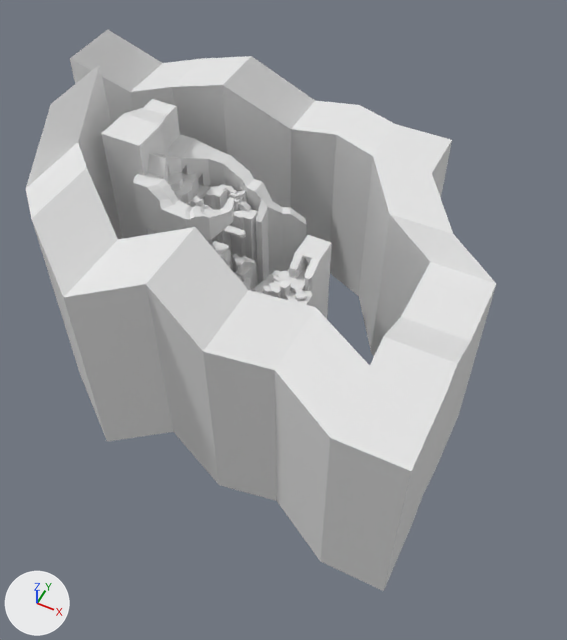
An edit to the FBX model Assets/Blender/Environments/05-daisclimb-environment.fbx, drawn before and after from the same camera.
One viewpoint serves both versions: a camera (50 mm lens) standing at (558.0, -1227.0, 1348.0) and looking at (-49.0, -13.0, -169.0). Arrows for +X, +Y and +Z are at lower left; the lights stay in place. The first picture is the older version. Where no turn or scale is listed for an object, it has been applied to the vertices. Vertices at exactly the same position are counted once.

Script lines for the objects in view, before the commit:
```python
ob_daisclimbenviornmentground = bpy.data.objects.new('DaisClimbEnviornmentGround', me_cube_016)
ob_daisclimbenviornmentground.location = (0.0, 0.0, 0.0)
ob_daisclimbenvironmentbg = bpy.data.objects.new('DaisClimbEnvironmentBG', me_cube_017)
ob_daisclimbenvironmentbg.location = (0.0, 0.0, 0.0)
ob_daisclimbenvironmentgyroa = bpy.data.objects.new('DaisClimbEnvironmentGyroA', me_cube_003)
ob_daisclimbenvironmentgyroa.location = (-207.0, 29.0, 41.0)
ob_daisclimbenvironmentgyrob = bpy.data.objects.new('DaisClimbEnvironmentGyroB', me_cube_004)
ob_daisclimbenvironmentgyrob.location = (-280.0, -11.0, 109.0)
ob_daisclimbenvironmentspikes = bpy.data.objects.new('DaisClimbEnvironmentSpikes', me_cube_019)
ob_daisclimbenvironmentspikes.location = (0.0, 0.0, 0.0)
```
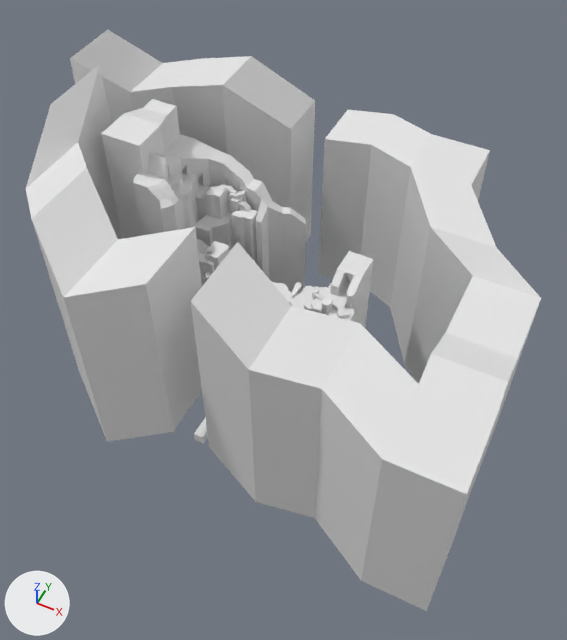
The newer file is also turned or shifted as a whole; pictures and numbers use the older file's frame.

Where the change shows, as pixel boxes [x1, y1, x2, y2] in the pictures (567 x 640 px; the box of a moved part takes in the faces that stretch with it):
'DaisClimbEnvironmentBG', reshaped (10% wider): before [26, 29, 496, 591]; after [26, 29, 541, 611]
'DaisClimbEnvironmentSpikes', reshaped (18% wider): before [101, 99, 332, 319]; after [101, 99, 373, 328]
'DaisClimbEnviornmentGround', reshaped (20% wider, 13% taller): before [157, 171, 309, 301]; after [168, 171, 351, 318]
'DaisClimbEnvironmentGyroA', deleted: before [223, 226, 246, 238]
'DaisClimbEnvironmentGyroB', deleted: before [187, 196, 212, 210]
part 1 of me_cube_019, moved or reshaped: before [280, 235, 332, 319]; after [313, 251, 373, 328]
part 2 of me_cube_019, moved or reshaped: before [133, 183, 261, 288]; after [133, 183, 233, 281]
part 3 of me_cube_016, moved or reshaped: before [269, 263, 309, 301]; after [311, 279, 351, 318]
part 4 of me_cube_016, moved or reshaped: before [273, 270, 288, 277]; after [312, 286, 327, 296]
part 5 of me_cube_016, moved or reshaped: before [263, 286, 271, 296]; after [304, 303, 312, 311]
part 6 of me_cube_016, moved or reshaped: before [273, 276, 283, 283]; after [314, 293, 324, 300]
part 7 of me_cube_016, added: after [291, 282, 302, 298]
part 8 of me_cube_016, moved or reshaped: before [228, 258, 273, 294]; after [271, 281, 314, 309]
part 9 of me_cube_017, added: after [191, 110, 541, 611]
part 10 of me_cube_017, cut back: before [146, 101, 496, 591]; after [146, 101, 315, 432]

What the commit changed:
me_cube_017 is used by ob_daisclimbenvironmentbg; location (0.0, 0.0, 0.0).
me_cube_017 had 84 vertices, 82 faces and spanned x -637.0..439.0, y -498.0..526.0, z -382.0..386.0.
me_cube_017 now has 92 vertices, 86 faces and spans x -637.0..537.0, y -498.0..526.0, z -382.0..386.0.
me_cube_017 part 9: a new loose piece of 52 vertices spanning x -121.0..537.0, y -498.0..526.0, z -382.0..279.0, in mat_material (white #e7e7e7).
Part 10, on me_cube_017:
44 vertices are removed from x -88.0..439.0, y -498.0..526.0, z -382.0..187.0.
48 faces are deleted.
2 new faces join them.
me_cube_019 is used by ob_daisclimbenvironmentspikes; location (0.0, 0.0, 0.0).
me_cube_019 had 434 vertices, 313 faces and spanned x -489.0..41.0, y -109.0..187.0, z -551.0..294.0.
me_cube_019 now has 386 vertices, 296 faces and spans x -489.0..151.0, y -109.0..187.0, z -558.0..294.0.
me_cube_019 part 1: the loose piece of 100 vertices spanning x -80.0..41.0, y -82.0..89.0, z -550.0..51.0 is moved by (110.0, 0.0, -8.0).
me_cube_019 part 2: 12 vertices moved from x -324.0..-153.0, y -76.0..20.0, z -544.0..91.0 to x -324.0..-153.0, y -76.0..20.0, z -557.0..-30.0; 123 vertices removed from x -379.0..-178.0, y -109.0..118.0, z -531.0..170.0; 59 vertices added at x -360.0..-159.0, y -109.0..95.0, z -557.0..32.0.
Other edits to the shape of me_cube_019 do not show in these pictures.
me_cube_016 is used by ob_daisclimbenviornmentground; location (0.0, 0.0, 0.0).
me_cube_016 had 572 vertices, 532 faces and spanned x -436.0..32.0, y -83.0..124.0, z -564.0..160.0.
me_cube_016 now has 628 vertices, 593 faces and spans x -436.0..142.0, y -83.0..124.0, z -564.0..160.0.
me_cube_016 part 3: the loose piece of 92 vertices spanning x -63.0..32.0, y -79.0..62.0, z -502.0..2.0 is moved by (110.0, 0.0, -8.0).
me_cube_016 part 4: the loose piece of 40 vertices spanning x -90.0..-40.0, y -24.0..24.0, z -537.0..-25.0 is moved by (110.0, 0.0, -8.0).
me_cube_016 part 5: the loose piece of 12 vertices spanning x -76.0..-34.0, y -80.0..-51.0, z -506.0..-6.0 is moved by (110.0, 0.0, -8.0).
me_cube_016 part 6: the loose piece of 12 vertices spanning x -62.0..-31.0, y -44.0..-33.0, z -502.0..4.0 is moved by (110.0, 0.0, -8.0).
me_cube_016 part 7: a new loose piece of 30 vertices spanning x -27.0..-11.0, y -25.0..20.0, z -555.0..-48.0, in mat_material (white #e7e7e7).
me_cube_016 part 8: 22 vertices moved from x -180.0..-105.0, y -50.0..-14.0, z -563.0..-48.0 to x -185.0..-96.0, y -54.0..2.0, z -563.0..-48.0; 54 vertices removed from x -202.0..-64.0, y -82.0..31.0, z -559.0..-8.0; 80 vertices added at x -209.0..58.0, y -73.0..31.0, z -560.0..-22.0.
Other edits to the shape of me_cube_016 do not show in these pictures.
Object 'DaisClimbEnvironmentGyroB' (ob_daisclimbenvironmentgyrob) is deleted.
Object 'DaisClimbEnvironmentGyroA' (ob_daisclimbenvironmentgyroa) is deleted.
